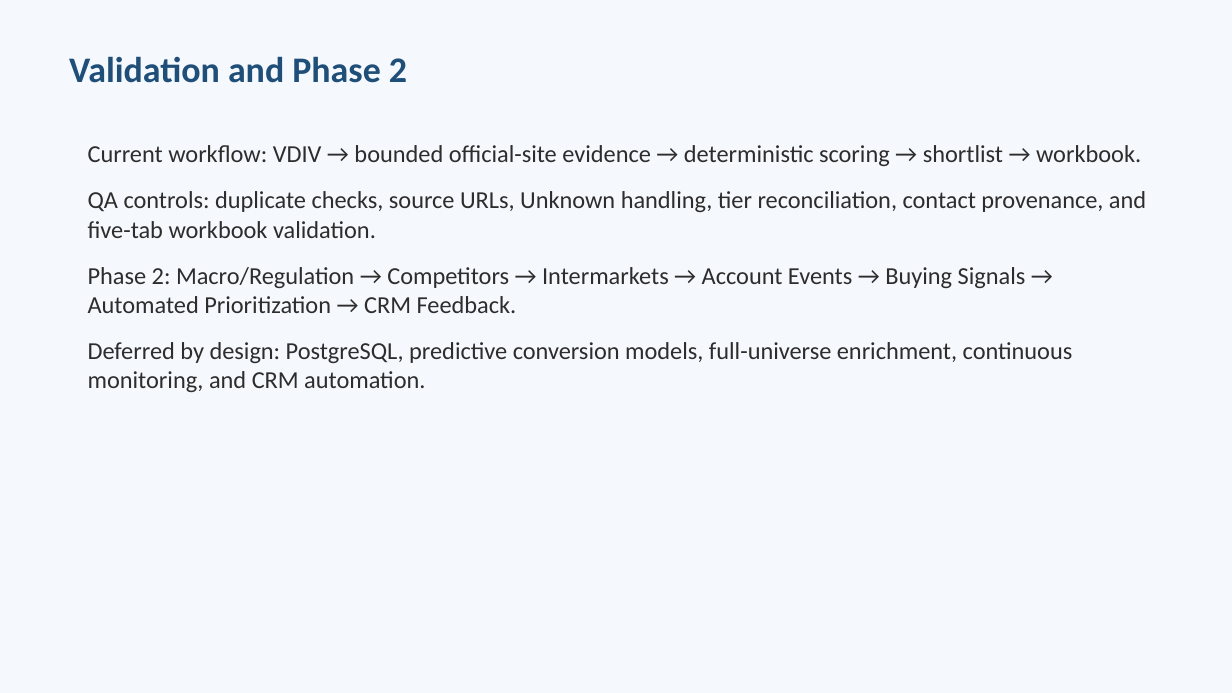
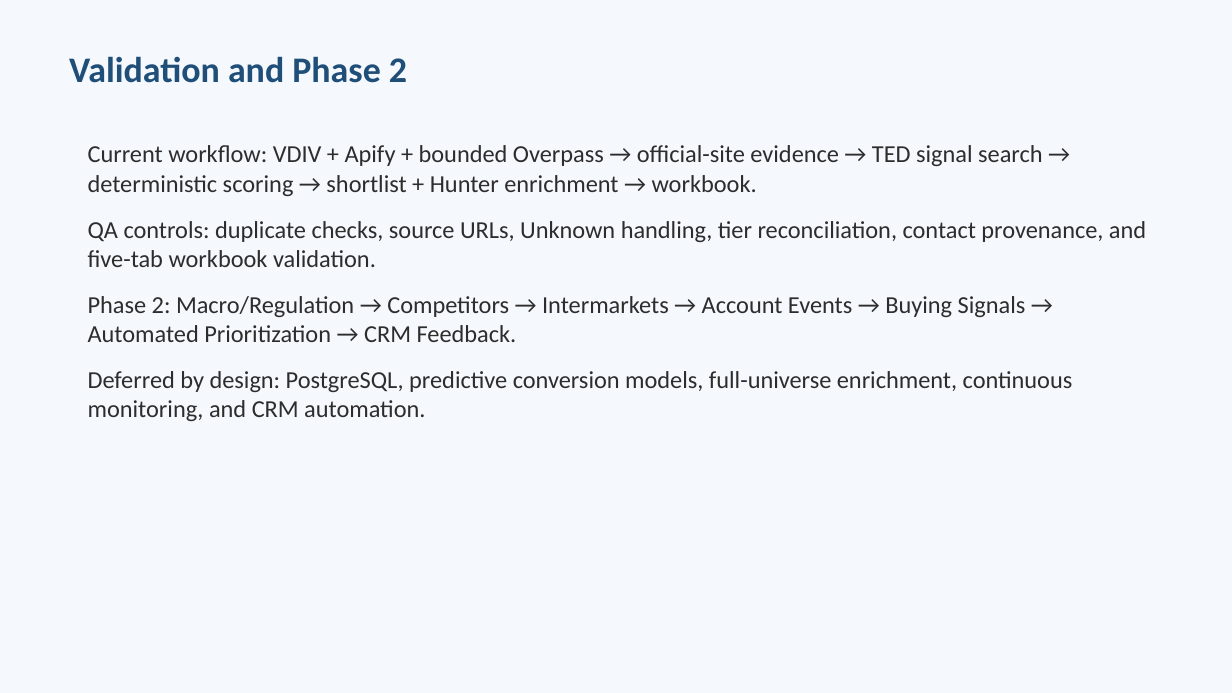
Before and after one commit to longdang193/lead-generation, a slide deck: slide 5 of output/berlin-hausverwaltung-methodology_2026-11-09.pptx. Drawn at 1232x693 pixels with LibreOffice and Linux fonts; fonts in the diff are those of the drawing. Boxes give left, top, right and bottom in pixels: in the first picture for what was removed or moved away, otherwise in the second. Text is boxed around its words. In the diff, an @@ line names an element or a change of style, - is before the commit and + after.

```diff
--- a/output/berlin-hausverwaltung-methodology_2026-11-09.pptx
+++ b/output/berlin-hausverwaltung-methodology_2026-11-09.pptx
@@ text at (88, 145, 1042, 196): text changed @@
-Current workflow: VDIV → bounded official-site evidence → deterministic scoring → shortlist → workbook.
+Current workflow: VDIV + Apify + bounded Overpass → official-site evidence → TED signal search → deterministic scoring → shortlist + Hunter enrichment → workbook.
```
Also in this commit, not shown: 4 other slides changed, 29 other files.
